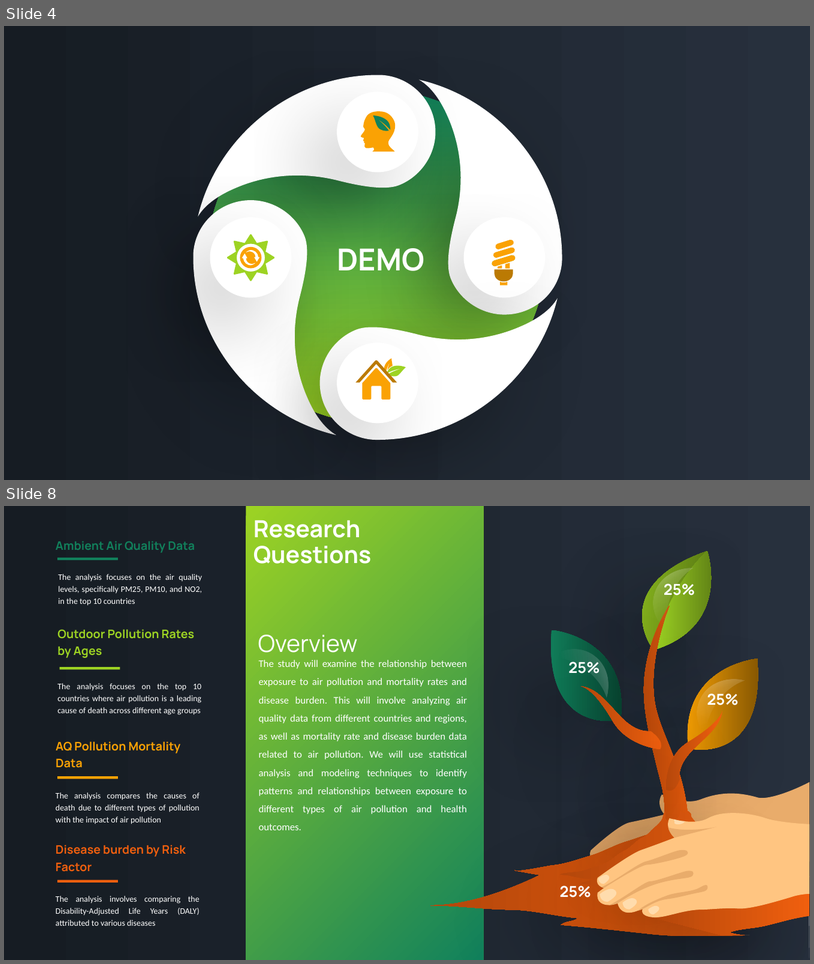
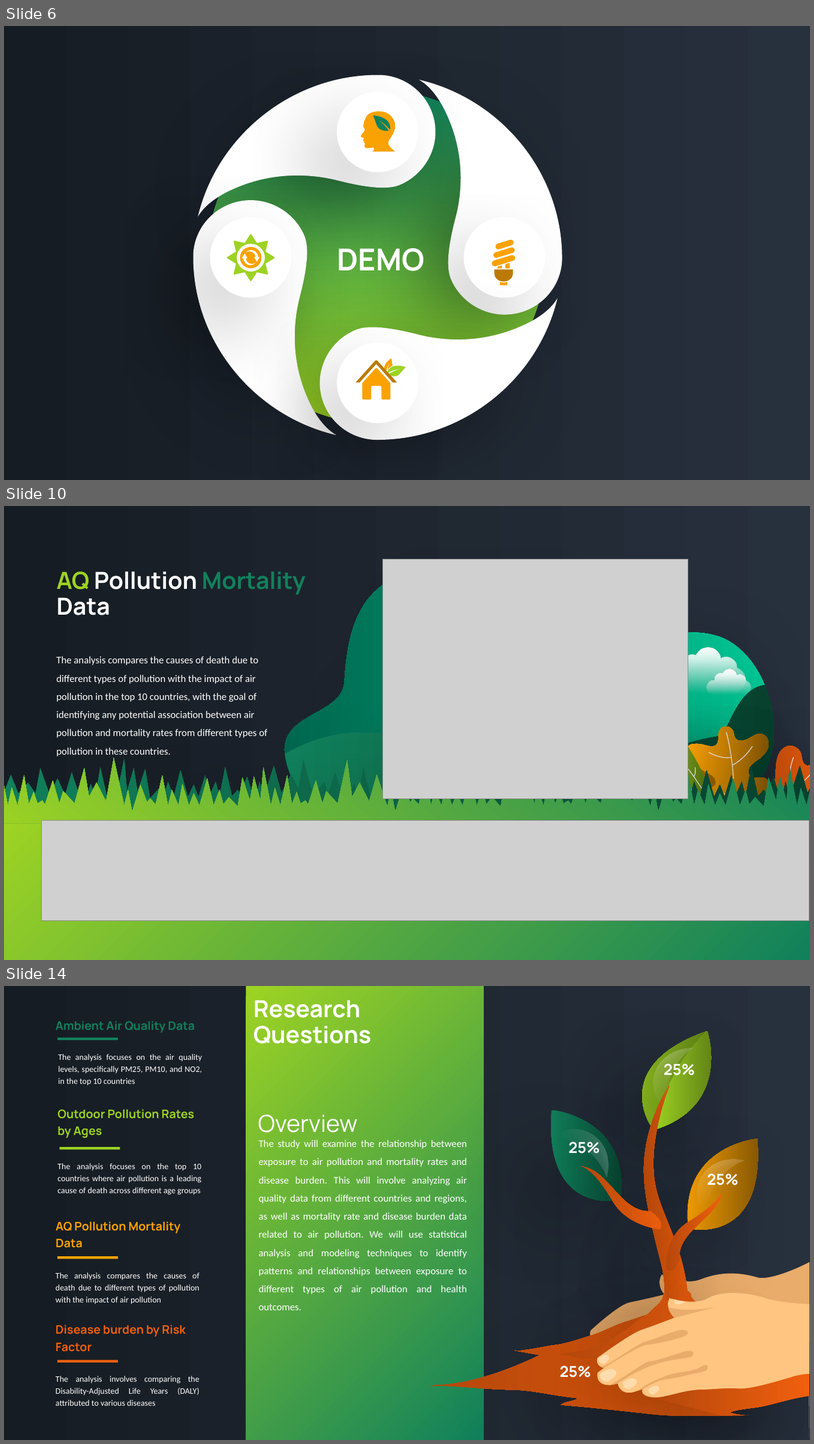
Before and after one commit to sameenshahzad/Project-3_Group-13, a slide deck: Slides & Analysis/Air Pollution.pptx. Shown one above the other, each under a label of ours: slides 4 and 8 before the commit, slides 6, 10 and 14 after it; the slides between them are not shown. The pictures are 814x964 and 814x1444 pixels, drawn with LibreOffice and Linux fonts; fonts in the diff are those of the drawing; grey boxes stand for pictures. Boxes give left, top, right and bottom in pixels: in the first picture for what was removed or moved away, otherwise in the second. Text is boxed around its words. In the diff, an @@ line names an element or a change of style, - is before the commit and + after.

```diff
--- a/Slides & Analysis/Air Pollution.pptx
+++ b/Slides & Analysis/Air Pollution.pptx
@@ slide 10 added at bbox=[4, 506, 810, 960], background #FFFFFF; not listed: 1 template element that a slide beside it also shows @@
@@ picture added at bbox=[383, 559, 688, 799] @@
@@ text added at bbox=[57, 571, 306, 615], 28 pt, text #FFFFFF, bold @@
+AQ Pollution Mortality Data
@@ freeform shape added at bbox=[279, 569, 806, 810], fill gradient #00CC99 to #00664D @@
@@ freeform shape added at bbox=[473, 573, 551, 619], fill gradient #FFFFFF to #D9D9D9 @@
@@ freeform shape added at bbox=[512, 595, 557, 621], fill gradient #FFFFFF to #D9D9D9 @@
@@ freeform shape added at bbox=[668, 647, 747, 693], fill gradient #FFFFFF to #D9D9D9 @@
@@ text added at bbox=[56, 656, 267, 756], 12 pt, text #FFFFFF @@
+The analysis compares the causes of death due to different types of pollution with the impact of air pollution in the top 10 countries, with the goal of identifying any potential association between air pollution and mortality rates from different types of pollution in these countries.
@@ freeform shape added at bbox=[307, 685, 783, 811], fill gradient #11815C to #08402E @@
@@ freeform shape added at bbox=[707, 669, 751, 694], fill gradient #FFFFFF to #D9D9D9 @@
@@ freeform shape added at bbox=[285, 718, 774, 811], fill gradient #11815C to #08402E @@
@@ freeform shape added at bbox=[610, 739, 765, 810], fill gradient #FAA204 to #7D5102 @@
@@ group added at bbox=[645, 720, 810, 823]: 6 freeform shapes @@
@@ freeform shape added at bbox=[4, 757, 810, 823], fill gradient #11815C to #9DD323 @@
@@ freeform shape added at bbox=[423, 750, 434, 766], fill gradient #FAA204 to #7D5102 @@
@@ freeform shape added at bbox=[439, 741, 495, 798], fill gradient #9DD323 to #FAA204 @@
@@ freeform shape added at bbox=[4, 759, 810, 818], fill gradient #11815C to #08402E @@
@@ freeform shape added at bbox=[433, 768, 449, 775], fill gradient #FAA204 to #7D5102 @@
@@ freeform shape added at bbox=[518, 769, 576, 811], fill gradient #FAA204 to #7D5102 @@
@@ freeform shape added at bbox=[341, 792, 363, 802], fill #44556B @@
@@ freeform shape added at bbox=[354, 792, 377, 802], fill #44556B @@
@@ rectangle added at bbox=[4, 823, 810, 960], fill gradient #11815C to #9DD323 @@
@@ picture added at bbox=[42, 820, 810, 920] @@
@@ what was slide 4 is now slide 6 @@
@@ what was slide 8 is now slide 14 @@
```
Also in this commit, not shown: 4 slides changed, 6 other slides added, 3 slides removed.
